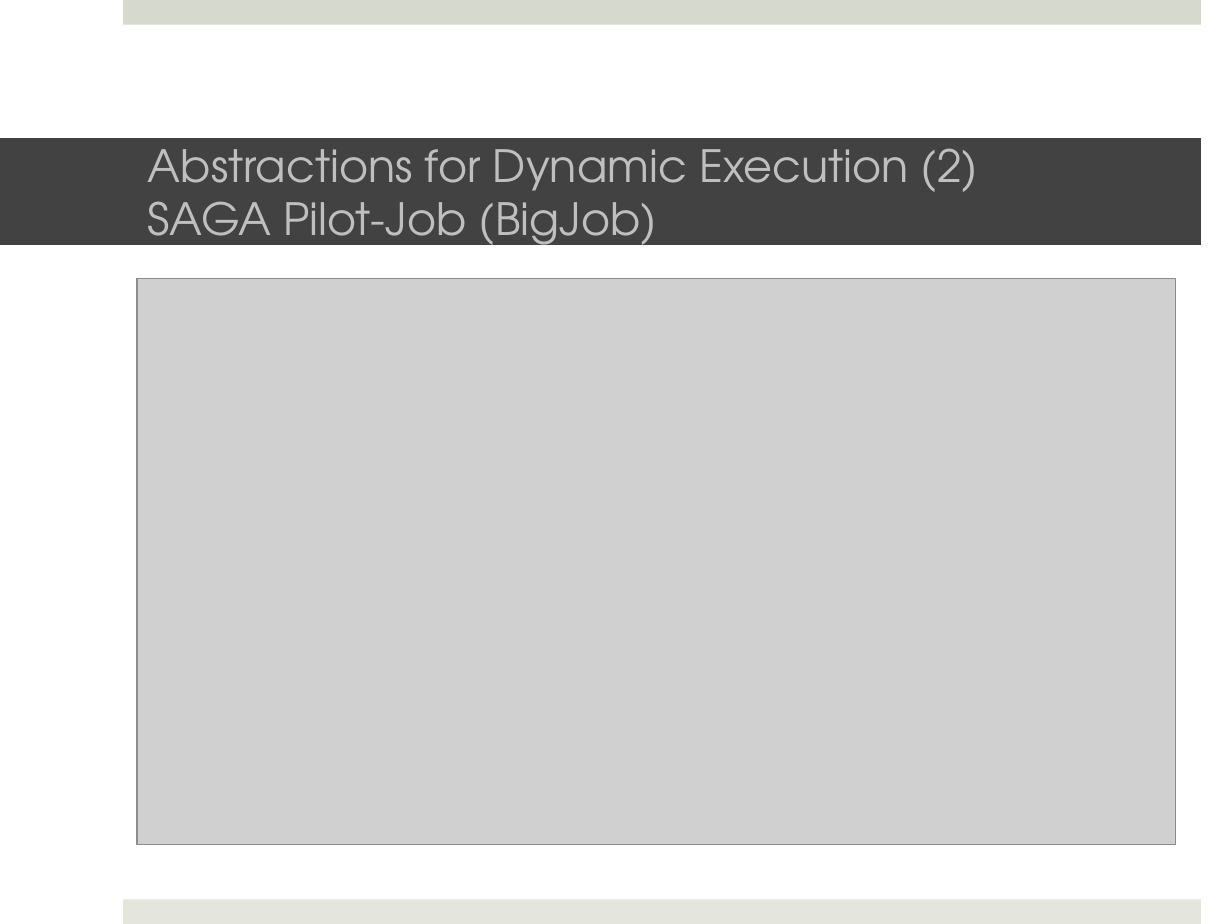
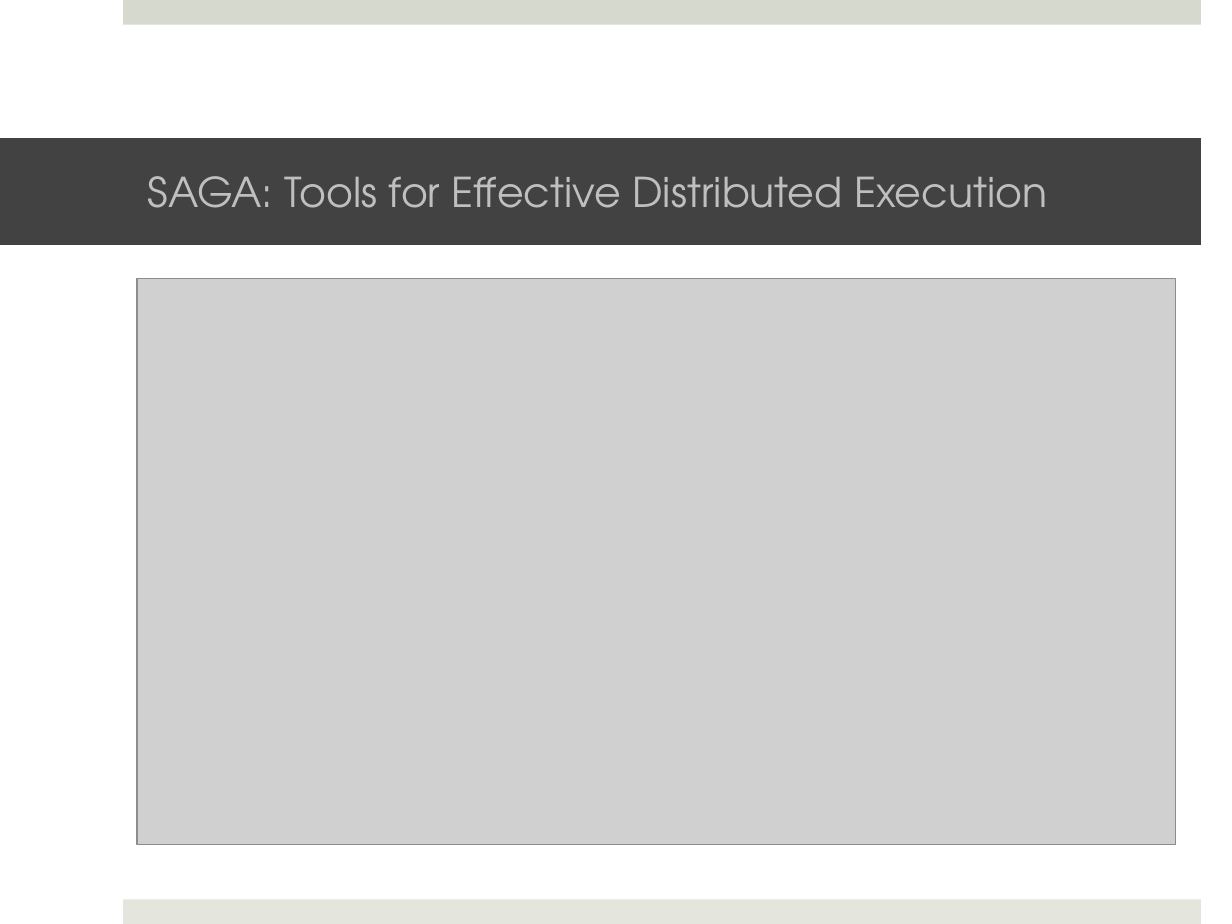
Before and after one commit to saga-project/saga-cpp-legacy-projects, a slide deck: slide 10 of tutorial/general_tutorial/SAGA-Intro-Conclusion.pptx (slide 6 before the commit). Drawn at 1232x924 pixels with LibreOffice and Linux fonts; fonts in the diff are those of the drawing; grey boxes stand for pictures; background and template pictures are left out. Boxes give left, top, right and bottom in pixels: in the first picture for what was removed or moved away, otherwise in the second. Text is boxed around its words. In the diff, an @@ line names an element or a change of style, - is before the commit and + after.

Commit message:
SAGA Introduction+Conclusions - refined. Almost final.

```diff
--- a/tutorial/general_tutorial/SAGA-Intro-Conclusion.pptx
+++ b/tutorial/general_tutorial/SAGA-Intro-Conclusion.pptx
@@ title at bbox=[148, 176, 1047, 208]: text changed; size 26 to 24 pt @@
-Abstractions for Dynamic Execution (2)
-SAGA Pilot-Job (BigJob)
+SAGA: Tools for Effective Distributed Execution
```
Also in this commit, not shown: 4 other slides changed, 5 slides added, 5 slides removed.
